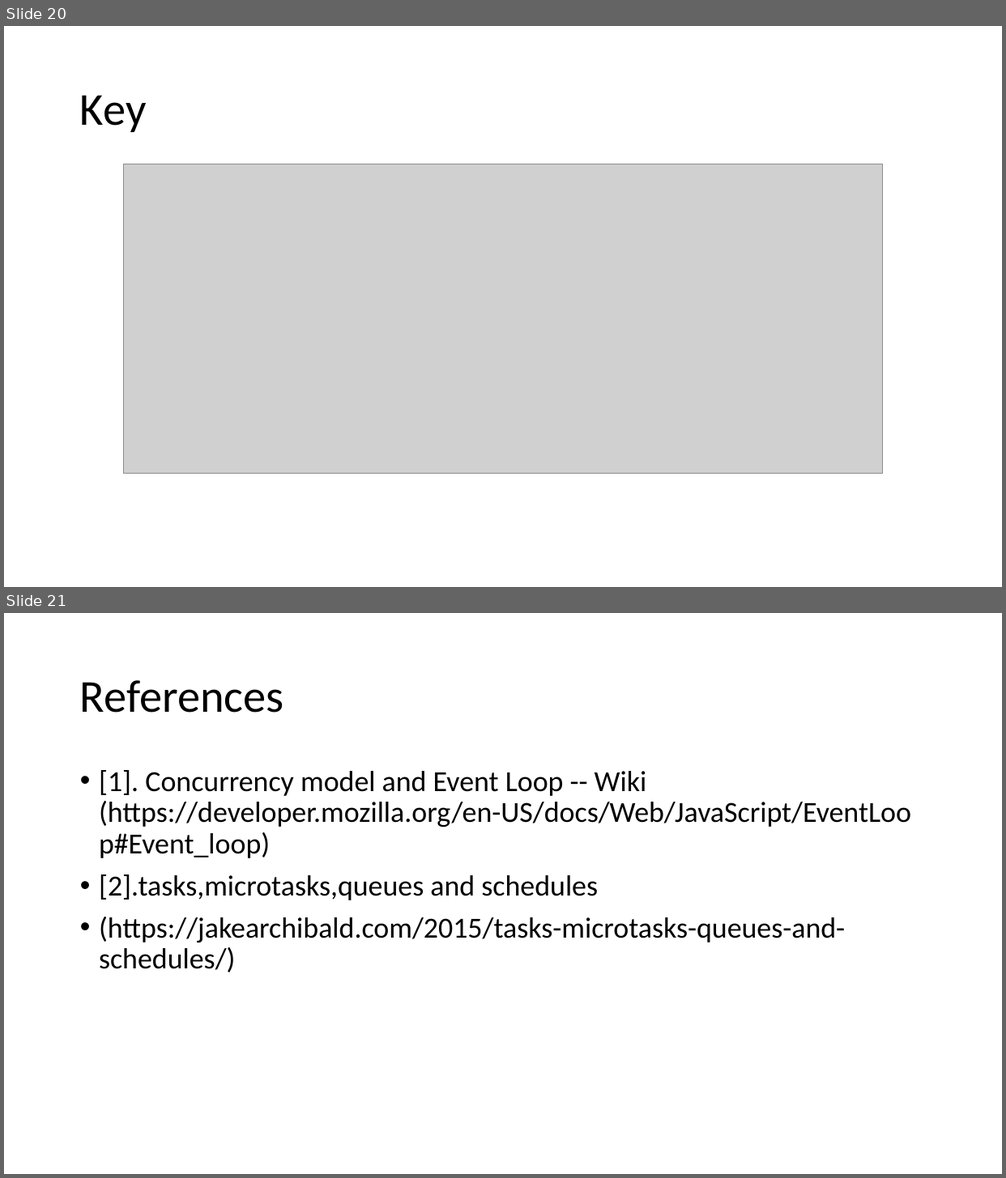
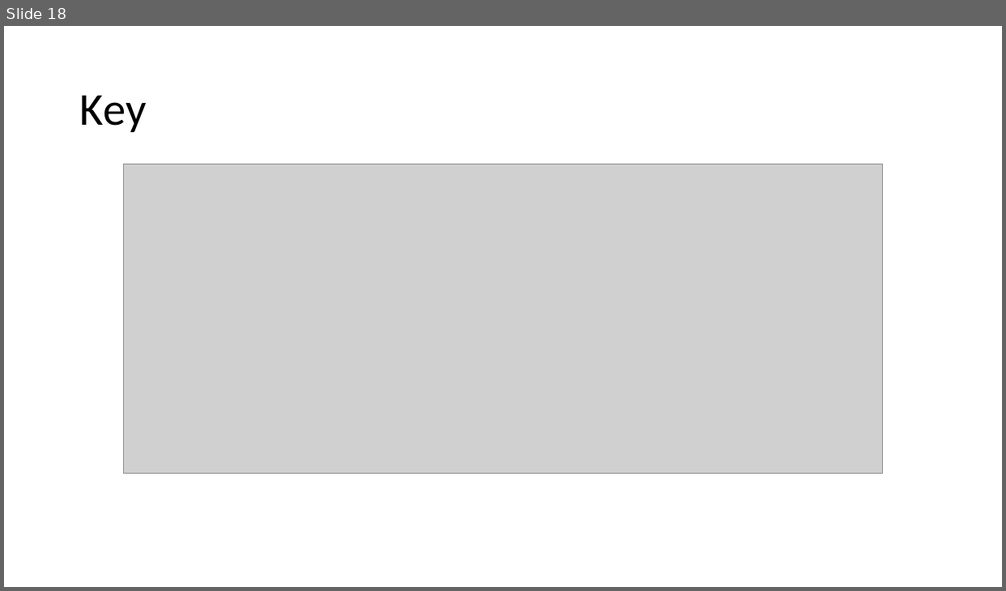
Before and after one commit to WHITE-ILMARE/Technique-Share, a slide deck: Deep Digging in Browser.pptx. Shown one above the other, each under a label of ours: slides 20 and 21 before the commit, slide 18 after it. The pictures are 1006x1178 and 1006x591 pixels, drawn with LibreOffice and Linux fonts; fonts in the diff are those of the drawing; grey boxes stand for pictures. Boxes give left, top, right and bottom in pixels: in the first picture for what was removed or moved away, otherwise in the second. Text is boxed around its words. In the diff, an @@ line names an element or a change of style, - is before the commit and + after.

```diff
--- a/Deep Digging in Browser.pptx
+++ b/Deep Digging in Browser.pptx
@@ slide 21 removed at (x1=4, y1=613, x2=1002, y2=1174), background #FFFFFF @@
@@ title removed at (x1=80, y1=680, x2=284, y2=713) @@
-References
@@ text removed at (x1=99, y1=770, x2=911, y2=973) @@
-• [1]. Concurrency model and Event Loop -- Wiki (https://developer.mozilla.org/en-US/docs/Web/JavaScript/EventLoop#Event_loop)
-• [2].tasks,microtasks,queues and schedules
-• (https://jakearchibald.com/2015/tasks-microtasks-queues-and-schedules/)
@@ what was slide 20 is now slide 18 @@
```
Also in this commit, not shown: 4 slides changed, 3 slides added.
